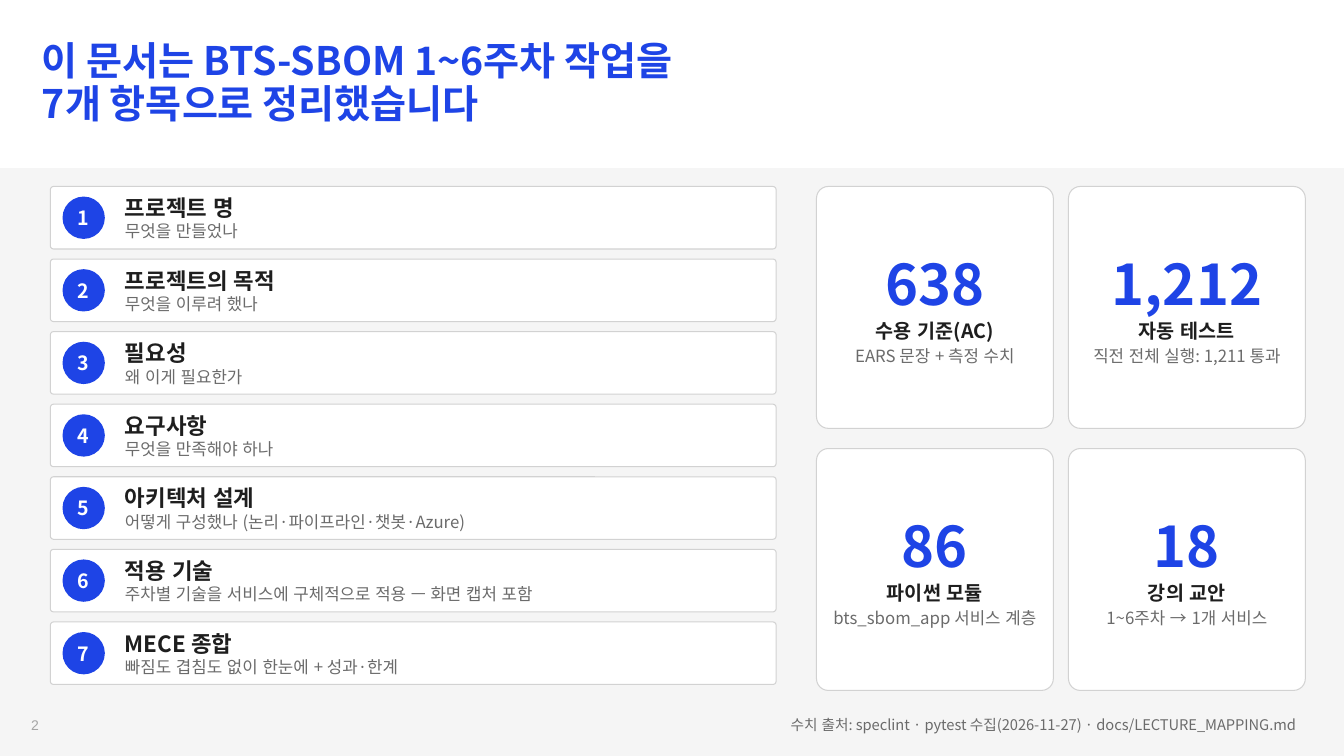
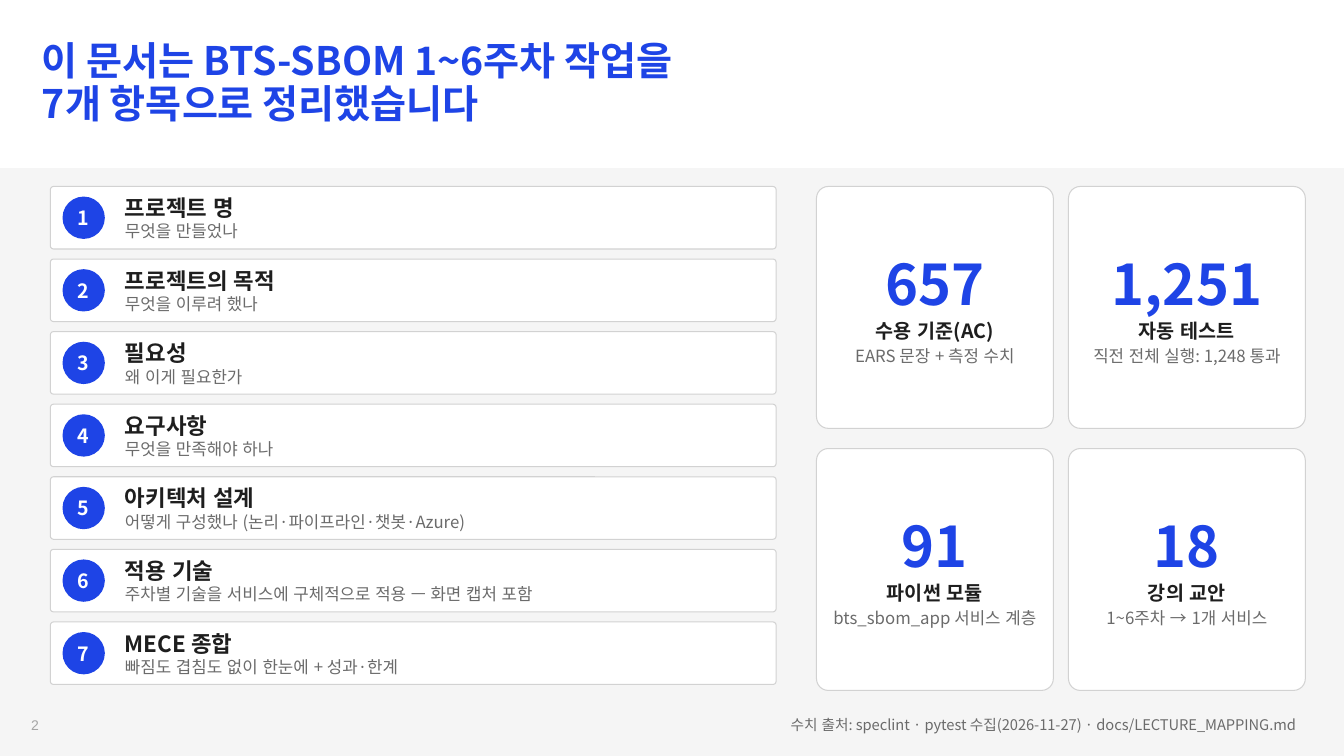
Before and after one commit to Jack-Hwang/beyondthesecurity-sbom, a slide deck: slide 2 of docs/BTS-SBOM_1-6주차_종합_과제.pptx. Drawn at 1344x756 pixels with LibreOffice and Linux fonts; fonts in the diff are those of the drawing. Boxes give left, top, right and bottom in pixels: in the first picture for what was removed or moved away, otherwise in the second. Text is boxed around its words. In the diff, an @@ line names an element or a change of style, - is before the commit and + after.

```diff
--- a/docs/BTS-SBOM_1-6주차_종합_과제.pptx
+++ b/docs/BTS-SBOM_1-6주차_종합_과제.pptx
@@ text in rounded rectangle at bbox=[885, 262, 984, 306]: text changed @@
-638
+657
@@ text in rounded rectangle at bbox=[1112, 262, 1262, 317]: text changed @@
-1,212
+1,251
@@ text in rounded rectangle at bbox=[1093, 348, 1281, 365]: text changed @@
-직전 전체 실행: 1,211 통과
+직전 전체 실행: 1,248 통과
@@ text in rounded rectangle at bbox=[902, 524, 968, 568]: text changed @@
-86
+91
```
Also in this commit, not shown: 2 other slides changed, 2 slides added.
